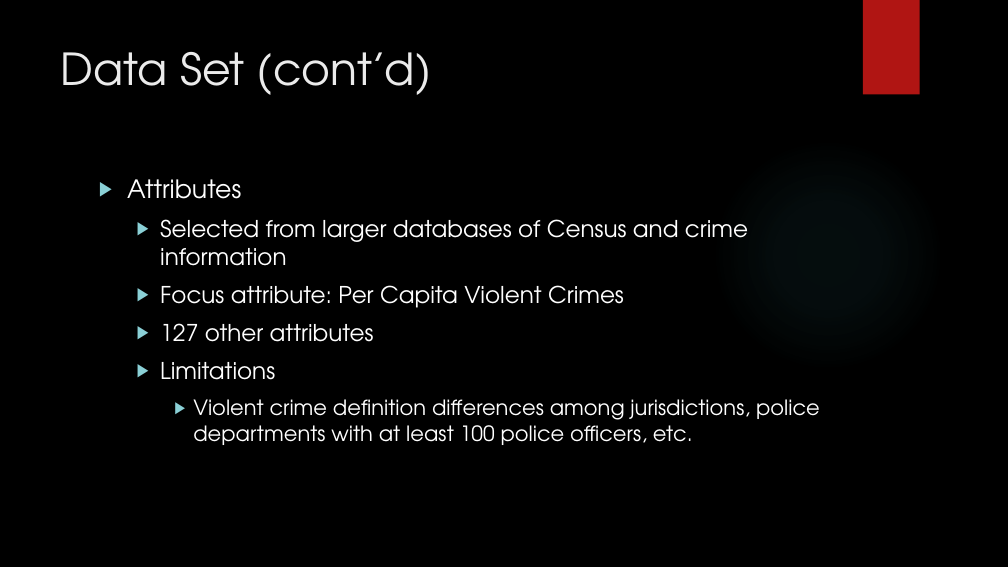
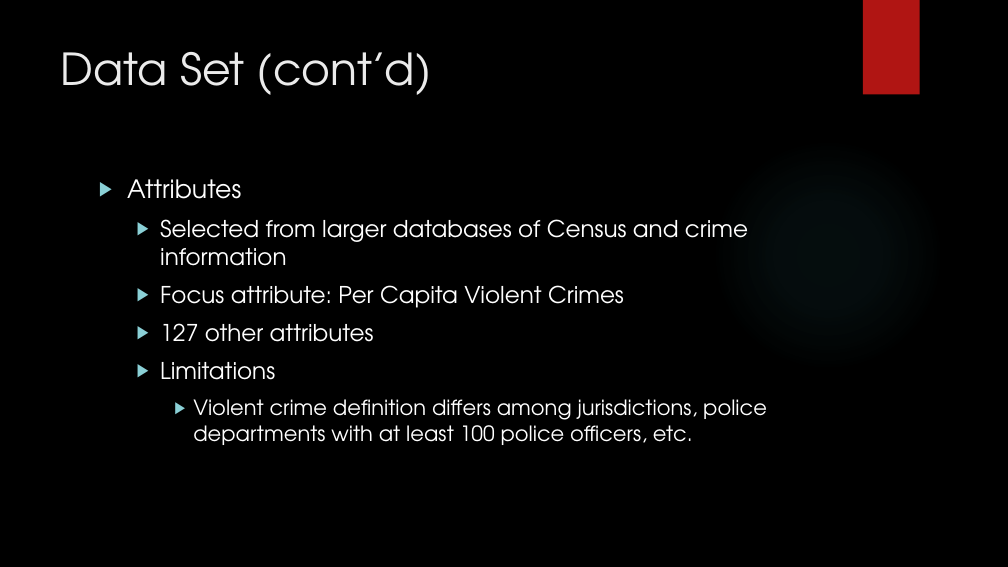
Before and after one commit to Polo08816/DataMining, a slide deck: slide 3 of GroupProject/GroupProject.pptx. Drawn at 1008x567 pixels with LibreOffice and Linux fonts; fonts in the diff are those of the drawing; background and template pictures are left out. Boxes give left, top, right and bottom in pixels: in the first picture for what was removed or moved away, otherwise in the second. Text is boxed around its words. In the diff, an @@ line names an element or a change of style, - is before the commit and + after.

```diff
--- a/GroupProject/GroupProject.pptx
+++ b/GroupProject/GroupProject.pptx
@@ text at [193, 399, 767, 445]: text changed @@
-    ▶ Violent crime definition differences among jurisdictions, police departments with at least 100 police officers, etc.
+    ▶ Violent crime definition differs among jurisdictions, police departments with at least 100 police officers, etc.
```
Also in this commit, not shown: 9 other slides changed, 2 slides added.
